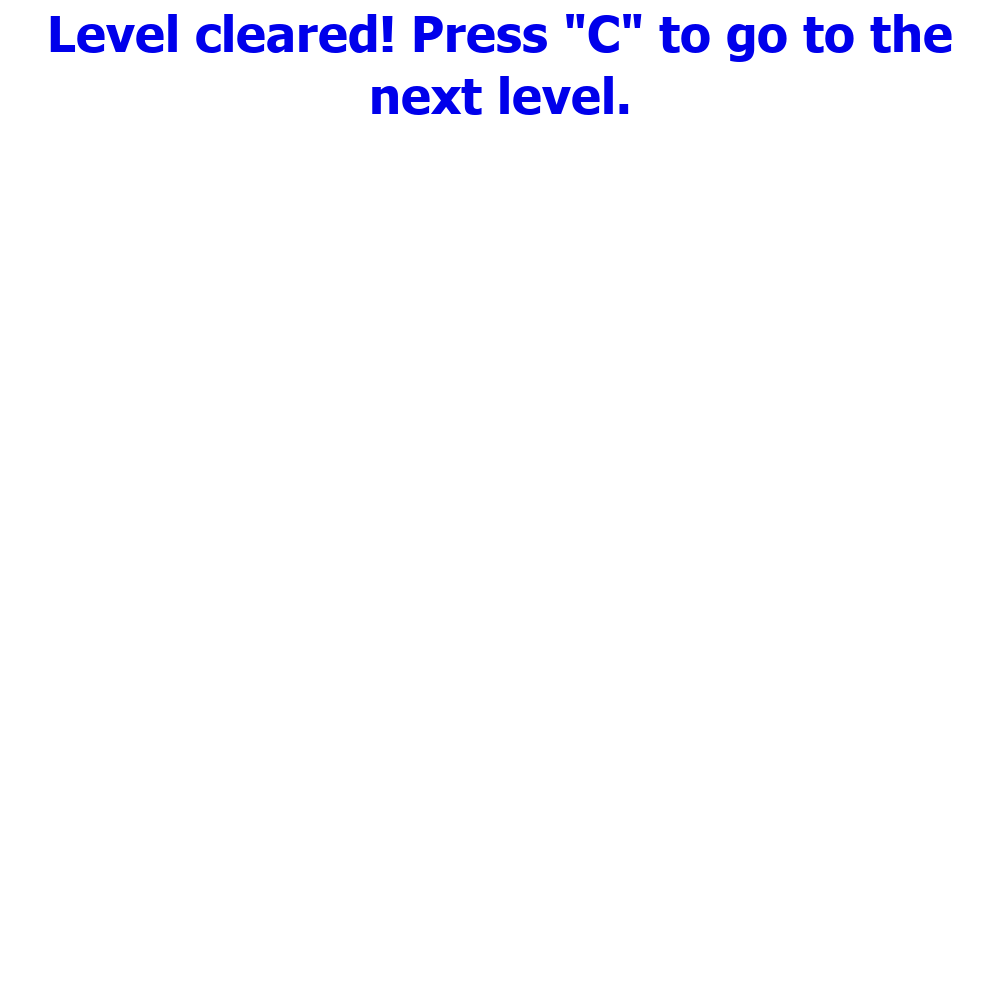
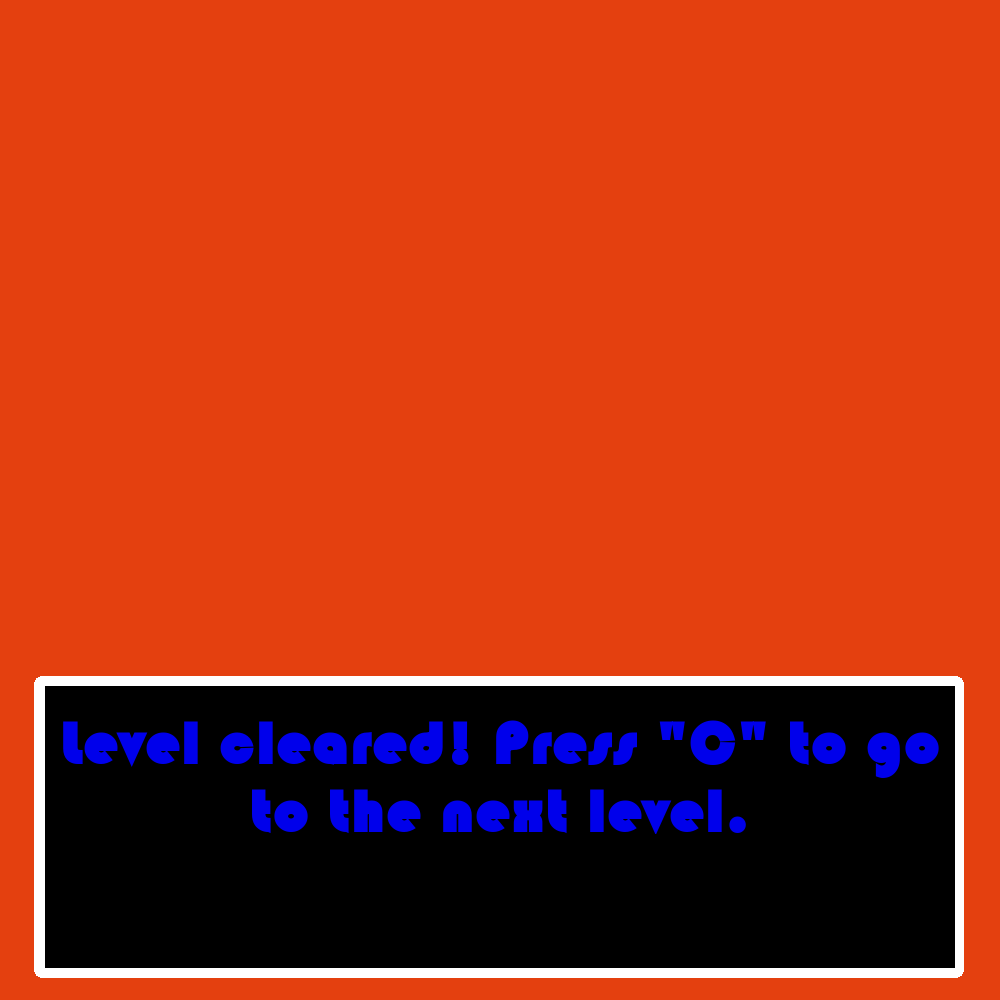
Layered file, before and after one edit (1000px x 1000px). Changes by layer:
painted on "Level cleared! Press 'C' to go..." over box(50, 14, 952, 834)
added layer "Слой" above "Слой #1" over box(45, 686, 955, 968)
added layer "Слой #1" above "Фон" over box(34, 676, 964, 978)
painted on "Фон" over box(0, 0, 1000, 1000)
